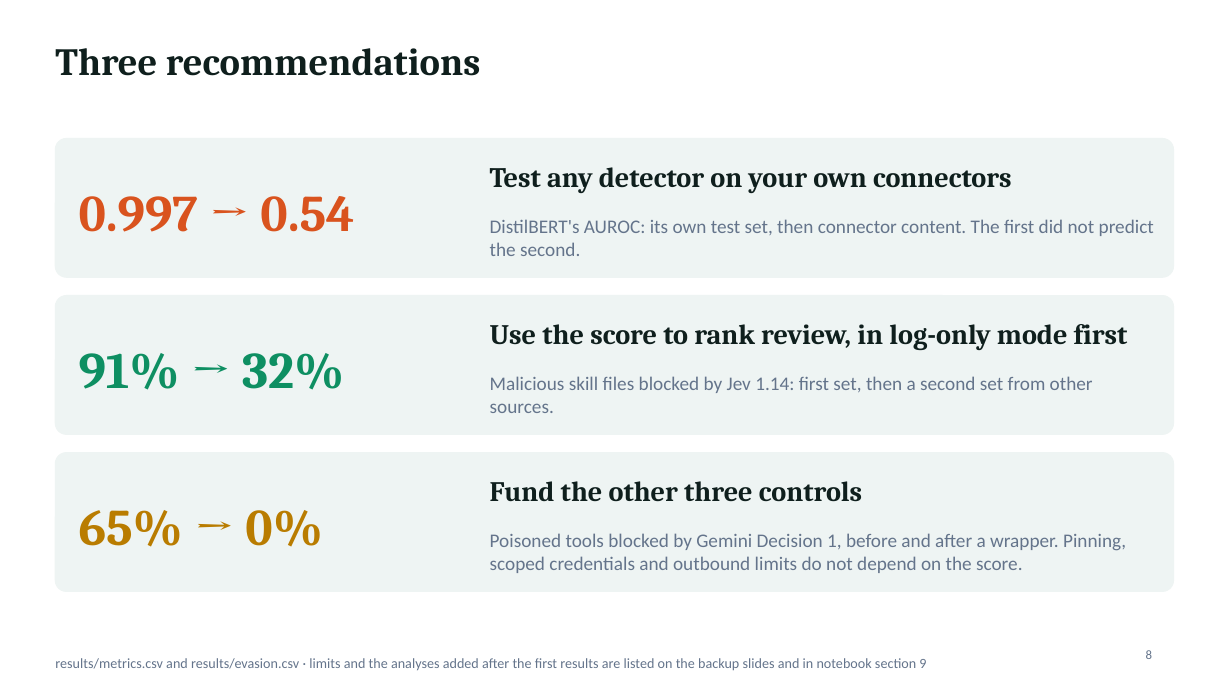
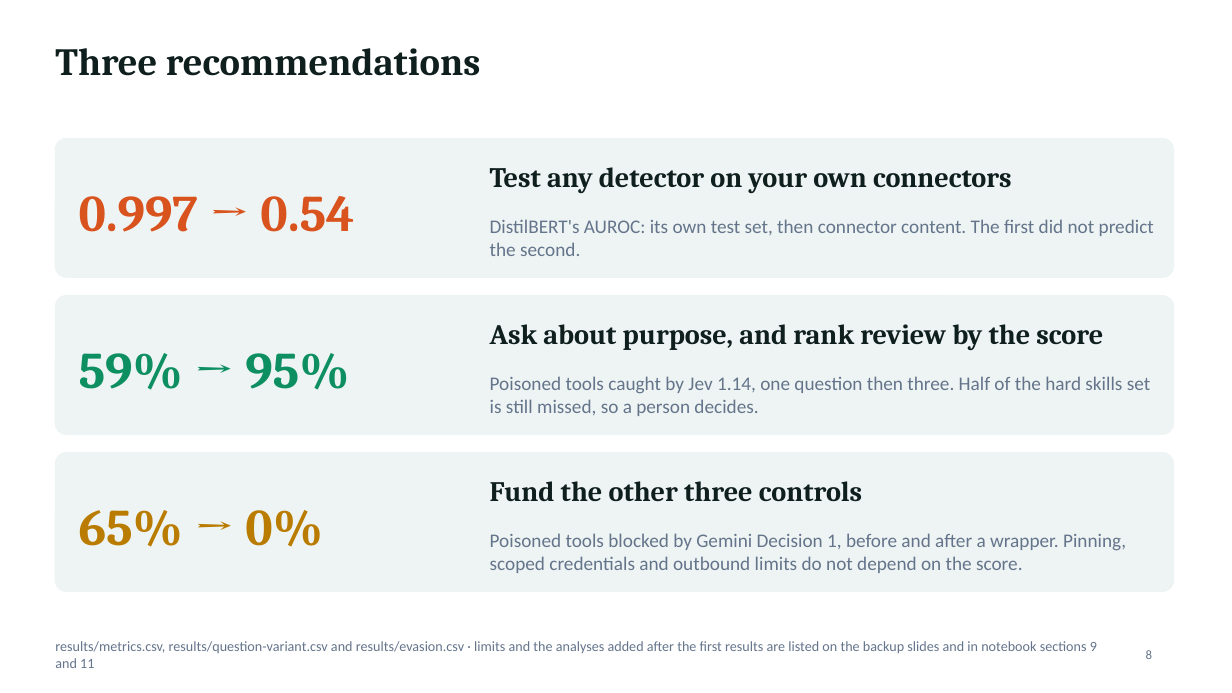
Before and after one commit to jonasneves/connector-gate, a slide deck: slide 8 of slides.pptx. Drawn at 1232x693 pixels with LibreOffice and Linux fonts; fonts in the diff are those of the drawing. Boxes give left, top, right and bottom in pixels: in the first picture for what was removed or moved away, otherwise in the second. Text is boxed around its words. In the diff, an @@ line names an element or a change of style, - is before the commit and + after.

```diff
--- a/slides.pptx
+++ b/slides.pptx
@@ text at [490, 324, 1103, 350]: text changed @@
-Use the score to rank review, in log-only mode first
+Ask about purpose, and rank review by the score
@@ text at [79, 353, 349, 390]: text changed @@
-91% → 32%
+59% → 95%
@@ text at [490, 376, 1150, 416]: text changed @@
-Malicious skill files blocked by Jev 1.14: first set, then a second set from other sources.
+Poisoned tools caught by Jev 1.14, one question then three. Half of the hard skills set is still missed, so a person decides.
@@ text at [55, 641, 1097, 668]: text changed @@
-results/metrics.csv and results/evasion.csv · limits and the analyses added after the first results are listed on the backup slides and in notebook section 9
+results/metrics.csv, results/question-variant.csv and results/evasion.csv · limits and the analyses added after the first results are listed on the backup slides and in notebook sections 9 and 11
```
Also in this commit, not shown: 3 other slides changed, 1 slide added, 1 slide removed, 12 other files.
